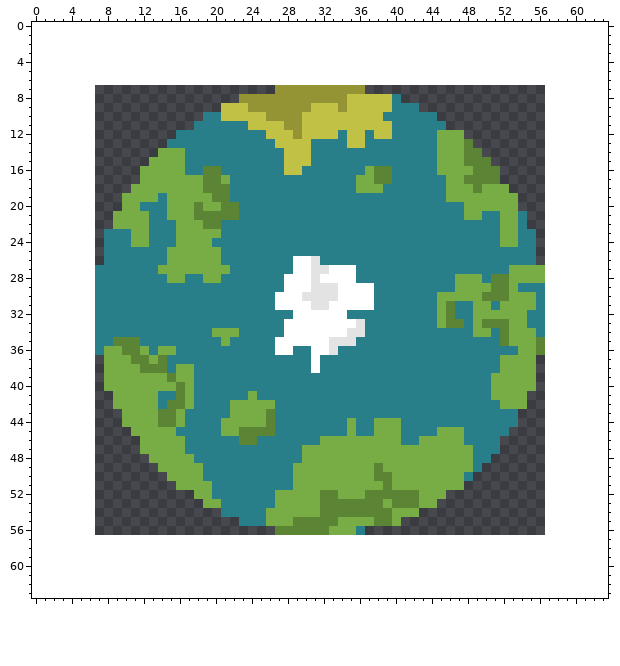
Pixel-art sprite, stored at images/icon.PNG. That is the earlier state.
The file is 50x50 pixels. The old version is drawn lined up with the new one, on the new canvas.
New version:
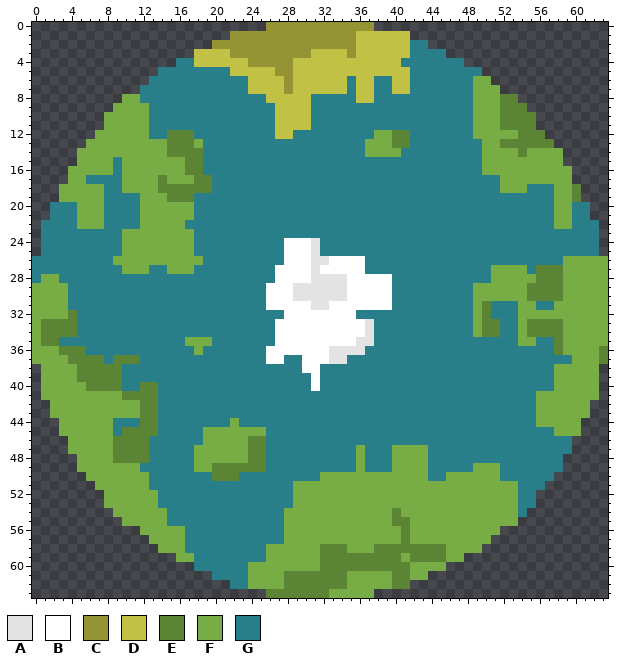
Palette (. is transparent): A #e3e3e3  B #ffffff  C #949435  D #c1c145  E #5c8435  F #78ac45  G #287f89
The exact change:
canvas 50x50 -> 64x64, the old top-left corner now at 7,7
y 0: x 26..37 ............ -> CCCCCCCCCCCC
y 1: x 22..41 .................... -> CCCCCCCCCCCCCCDDDDDD
y 2: x 20..43 ........................ -> CCCCCCCCCCCCCCCCDDDDDDGG
y 3: x 18..45 ............................ -> DDDDCCCCCCCCCDDDDCDDDDDDGGGG
y 4: x 16..47 ................................ -> GGDDDDDDCCCCCDDDDDDDDDDDDGGGGGGG
y 5: x 14..49 .................................... -> GGGGGGGGDDDDDCCDDDDDDDDDDDDDGGGGGGGG
y 6: x 13..50 ...................................... -> GGGGGGGGGGGDDDDCDDDDDDGDDGGDDGGGGGGGFF
y 7: x 12..27 ...............C -> GGGGGGGGGGGGDDDD; x 29..51 CCCCCCCC............... -> DDDDDDGDDGGDDGGGGGGGFFF
y 8: x 10..35 .............CCCCCCCCCCCCD -> FFGGGGGGGGGGGGGGDDDDDGGGGG; x 38..39 DD -> GG; x 41..53 ............. -> GGGGGGGGFFFEE
y 9: x 9..39 ............DDDCCCCCCCDDDCDDDDD -> FFFFGGGGGGGGGGGGGGDDDDGGGGGGGGG; x 43..54 ............ -> GGGGGGFFFEEE
y 10: x 8..18 ........... -> FFFFFGGGGGG; x 21..29 DDDDDCCCC -> GGGGGGDDD; x 31..38 DDDDDDDD -> GGGGGGGG; x 45..55 ........... -> GGGGFFFEEEE
y 11: x 8..17 .......... -> FFFFFGGGGG; x 24..26 DDD -> GGG; x 28..29 CC -> DD; x 31..39 DDDDDDDDD -> GGGGGGGGG; x 46..55 .......... -> GGGFFFEEEE
y 12: x 7..17 .........GG -> FFFFFFGGEEE; x 26 D -> G; x 29..33 CDDDD -> GGGGG; x 35..36 DD -> GG; x 38..41 DDGG -> FFEE; x 45..56 FFF......... -> GGGGFFFFFEEE
y 13: x 6..18 .........GGGG -> FFFFFFFFFEEEF; x 27..30 DDDD -> GGGG; x 35..41 DDGGGGG -> GGFFFEE; x 45..57 FFFE......... -> GGGGGFFEEEEEE
y 14: x 5..13 ......... -> FFFFFFFFF; x 15..18 FFGG -> EEEE; x 28..30 DDD -> GGG; x 37..40 GGGG -> FFFF; x 45..58 FFFEE......... -> GGGGGFFFFEFFFF
y 15: x 5..12 ........ -> FFFFGFFF; x 17..18 GG -> EE; x 28..30 DDD -> GGG; x 45..58 FFFEEE........ -> GGGGGFFFFFFFFF
y 16: x 4..11 ........ -> FFFFFGFF; x 17..20 GGEE -> EEGG; x 28..29 DD -> GG; x 37..39 FEE -> GGG; x 45..59 FFFFEEE........ -> GGGGGFFFFFFFFFF
y 17: x 4..11 ........ -> FFGGGGFF; x 14 F -> E; x 18 F -> E; x 20..21 EF -> GG; x 36..39 FFEE -> GGGG; x 46..59 FFEEEE........ -> GGGGGGFFFFFFFF
y 18: x 3..10 ........ -> FFFFFGGF; x 14..18 FFFFF -> EEEEE; x 20..21 EE -> GG; x 36..38 FFF -> GGG; x 46..51 FFFEFF -> GGGGGG; x 53..60 ........ -> FFGGGFFE
y 19: x 3..11 .......FF -> FFFFFGGGG; x 14..21 GFFFFFEE -> FEEEGGGG; x 46..60 FFFFFFFF....... -> GGGGGGGGGGGGFFE
y 20: x 2..14 ........FFGGG -> GGGFFFGGGGFFF; x 18..22 EFFEE -> GGGGG; x 48..61 FFFFFF........ -> GGGGGGGGGGFFGG
y 21: x 2..11 .......FFF -> GGGFFFGGGG; x 13..14 GG -> FF; x 18..22 EEEEE -> GGGGG; x 48..49 FF -> GG; x 52..53 FF -> GG; x 55..61 ....... -> GGGFFGG
y 22: x 1..11 ........FFF -> GGGGFFFGGGG; x 13..15 GGG -> FFF; x 17..20 FFEE -> GGGG; x 52..53 FF -> GG; x 55..62 ........ -> GGGFFGGG
y 23: x 1..7 ....... -> GGGGGGG; x 10 G -> F; x 13..15 GGG -> FFF; x 18..20 FFF -> GGG; x 52..53 FF -> GG; x 56..62 ....... -> GGGGGGG
y 24: x 1..7 ....... -> GGGGGGG; x 10 G -> F; x 13..15 GGG -> FFF; x 18..19 FF -> GG; x 28..31 GGGG -> BBBA; x 52..53 FF -> GG; x 56..62 ....... -> GGGGGGG
y 25: x 1..7 ....... -> GGGGGGG; x 10..14 GGGGG -> FFFFF; x 18..20 FFF -> GGG; x 28..31 GGGG -> BBBA; x 56..62 ....... -> GGGGGGG
y 26: x 0..7 ........ -> GGGGGGGG; x 9..14 GGGGGG -> FFFFFF; x 19..20 FF -> GG; x 28 G -> B; x 32..36 GGGGG -> ABBBB; x 56..63 ........ -> GGGFFFFF
y 27: x 0..6 ....... -> GGGGGGG; x 10..12 GGG -> FFF; x 14 F -> G; x 18..21 FFFF -> GGGG; x 27..28 GG -> BB; x 32 A -> B; x 36 G -> B; x 51..52 GG -> FF; x 55..63 FF....... -> GEEEFFFFF
y 28: x 0..6 ....... -> GFFGGGG; x 15..16 FF -> GG; x 19..20 FF -> GG; x 27 G -> B; x 32..34 BBB -> AAA; x 36..39 GGGG -> BBBB; x 47..49 FFF -> GGG; x 51..52 EE -> FF; x 56..63 F....... -> EEEFFFFF
y 29: x 0..6 ....... -> FFFFGGG; x 26..27 GG -> BB; x 29..30 BB -> AA; x 34 B -> A; x 38..39 GG -> BB; x 47..48 FF -> GG; x 51..52 EE -> FF; x 54..63 GGG....... -> FEEEEFFFFF
y 30: x 0..6 ....... -> FFFFGGG; x 26 G -> B; x 29 B -> A; x 34 B -> A; x 38..39 GG -> BB; x 45..48 FFFF -> GGGG; x 50..52 EEE -> FFF; x 55..63 FG....... -> EEEEFFFFF
y 31: x 0..6 ....... -> FFFFGGG; x 26 G -> B; x 38..39 GG -> BB; x 45..46 FE -> GG; x 50 F -> E; x 52..53 FF -> GG; x 57..63 ....... -> GFFFFFF
y 32: x 0..6 ....... -> FFFFEGG; x 28 G -> B; x 35 G -> B; x 45..46 FE -> GG; x 50..53 FFFF -> EGGG; x 55..63 GG....... -> FFFFFFFFF
y 33: x 0..6 ....... -> FEEEEGG; x 27 G -> B; x 36..37 AG -> BA; x 45..47 FEE -> GGG; x 52..53 EF -> GG; x 55..63 GG....... -> EEEEFFFFF
y 34: x 0..6 ....... -> FEEEEGG; x 20..22 FFF -> GGG; x 27 G -> B; x 35..37 AAG -> BBA; x 50..53 FGEF -> EEGG; x 55..63 FG....... -> EEEEFFFFF
y 35: x 0..6 ....... -> FEEGGGG; x 9..11 EEE -> GGG; x 17..19 GGG -> FFF; x 21 F -> G; x 33..37 AAAGG -> BBBAA; x 52..53 EF -> GG; x 56..63 E....... -> GGEFFFFF
y 36: x 0..6 ....... -> FFFEEEG; x 8..12 FFEEF -> GGGGG; x 14..15 FF -> GG; x 18 G -> F; x 26 G -> B; x 29..30 GG -> BB; x 34..36 GGG -> AAA; x 54..63 FFE....... -> GGGGEFFFFE
y 37: x 0..10 ........FFF -> FFFFEEEEGEE; x 12..14 EFE -> GGG; x 26..27 GG -> BB; x 30 G -> B; x 32..34 GGG -> BAA; x 52..63 FFFF........ -> GGGGGGGGFFFE
y 38: x 1..14 .......FFFFEEE -> FFFFEEEEEGGGGG; x 16..17 FF -> GG; x 30 G -> B; x 52..62 FFFF....... -> GGGGGGFFFFF
y 39: x 1..17 .......FFFFFFFEFF -> FFFFEEEEEGGGGGGGG; x 31 G -> B; x 51..62 FFFFF....... -> GGGGGGGFFFFF
y 40: x 1..17 .......FFFFFFFFEF -> FFFFFEEEEGGEEGGGG; x 31 G -> B; x 51..62 FFFFF....... -> GGGGGGGFFFFF
y 41: x 1..8 ........ -> FFFFFFFF; x 10..13 FFFF -> EEEE; x 16..17 EF -> GG; x 24 F -> G; x 51..62 FFFF........ -> GGGGGFFFFFFF
y 42: x 2..8 ....... -> FFFFFFF; x 12..13 FF -> EE; x 15..17 EEF -> GGG; x 22..26 FFFFF -> GGGGG; x 52..61 FFF....... -> GGGGFFFFFF
y 43: x 2..9 ........ -> FFFFFFFF; x 12..16 FFEEF -> EEGGG; x 22..26 FFFFE -> GGGGG; x 54..61 ........ -> GGFFFFFF
y 44: x 3..16 .......FFFFEEF -> FFFFFFGGGEEGGG; x 21 F -> G; x 23..26 FFFE -> GGGG; x 35 F -> G; x 38..40 FFF -> GGG; x 54..60 ....... -> GGFFFFF
y 45: x 3..15 ........FFFFF -> FFFFFFGEEEEGG; x 19..20 GG -> FF; x 23..26 EEEE -> FFFG; x 35 F -> G; x 38..40 FFF -> GGG; x 45..47 FFF -> GGG; x 53..60 ........ -> GGGGGFFF
y 46: x 4..16 ........FFFFF -> FFFFFEEEEGGGG; x 19..23 GGGGE -> FFFFF; x 25 G -> E; x 32..40 FFFFFFFFF -> GGGGGGGGG; x 43..47 FFFFF -> GGGGG; x 52..59 ........ -> GGGGGGGG
y 47: x 4..16 ........FFFFF -> FFFFFEEEEGGGG; x 18..25 GGGGGGGG -> FFFFFFEE; x 30..35 FFFFFF -> GGGGGG; x 37..39 FFF -> GGG; x 44..48 FFFFF -> GGGGG; x 52..59 ........ -> GGGGGGGG
y 48: x 5..25 ........FFFFFGGGGGGGG -> FFFFEEEEGGGGGFFFFFFEE; x 30..35 FFFFFF -> GGGGGG; x 37..39 FFF -> GGG; x 44..48 FFFFF -> GGGGG; x 51..58 ........ -> GGGGGGGG
y 49: x 5..17 .........FFFF -> FFFFFFFGGGGGG; x 19..25 GGGGGGG -> FEEEEEE; x 29..35 FFFFFFF -> GGGGGGG; x 37..39 FEF -> GGG; x 44..58 FFFFFG......... -> GGGGGFFFGGGGGGG
y 50: x 6..18 .........FFFF -> FFFFFFFGGGGGG; x 20..22 GGG -> EEE; x 29..31 FFF -> GGG; x 38..39 EE -> FF; x 44..45 FF -> GG; x 48..57 G......... -> FFFFGGGGGG
y 51: x 7..19 .........FFFF -> FFFFFFGGGGGGG; x 39 E -> F; x 48..56 ......... -> FFFFFFGGG
y 52: x 8..19 ..........FF -> FFFFFFGGGGGG; x 27..28 FF -> GG; x 32..33 EE -> FF; x 37..42 EEEEEE -> FFFFFF; x 46..55 .......... -> FFFFFFFFGG
y 53: x 8..20 ...........FF -> FFFFFFGGGGGGG; x 27..28 FF -> GG; x 32..38 EEEEEEE -> FFFFFFF; x 40..42 EEE -> FFF; x 45..55 ........... -> FFFFFFFFFGG
y 54: x 9..20 ............ -> FFFFFFGGGGGG; x 26..27 FF -> GG; x 32..40 EEEEEEEEF -> FFFFFFFFE; x 43..54 ............ -> FFFFFFFFFFFG
y 55: x 10..22 ............. -> FFFFFGGGGGGGG; x 26..27 FF -> GG; x 29..33 EEEEE -> FFFFF; x 38..53 EEF............. -> FFEEFFFFFFFFFFFF
y 56: x 12..32 ...............EEEEEE -> FFFFFGGGGGGGGGGGFFFFF; x 36..51 G............... -> FFFFFEFFFFFFFFFF
y 57: x 13..50 ...................................... -> FFFFGGGGGGGGGGGFFFFFFFFFFFFFEFFFFFFFFF
y 58: x 14..49 .................................... -> FFFGGGGGGGGGFFFFFFEEEFFFEEEEEEEEFFFF
y 59: x 16..47 ................................ -> FFGGGGGGGGFFFFFFEEEEEEEEEFEEEEFF
y 60: x 18..45 ............................ -> GGGGGGFFFFFFFFEEEEEEEEEEFFFF
y 61: x 20..43 ........................ -> GGGGFFFFEEEEEEEFFFFFEEFF
y 62: x 22..41 .................... -> GGFFFFEEEEEEEFFFFFEE
y 63: x 26..37 ............ -> EEEEEEEFFFFF
Where, in picture pixels (left, top, right, bottom), the same in both pictures:
changed: (32, 22, 608, 598)
